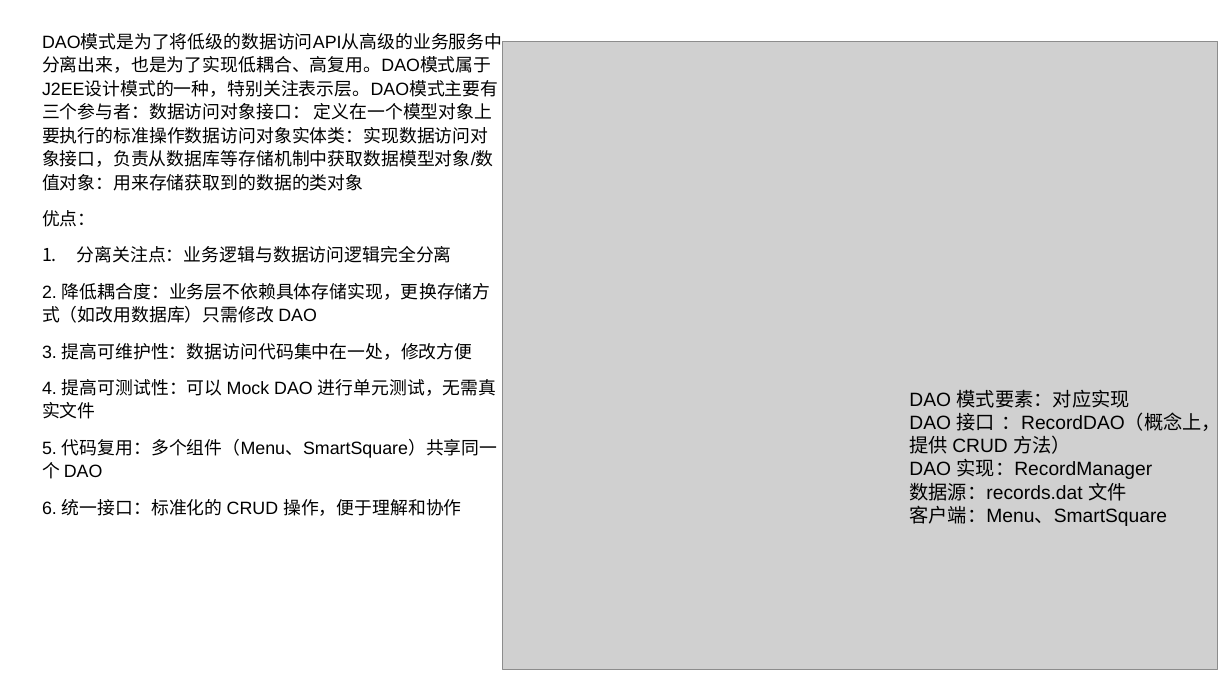
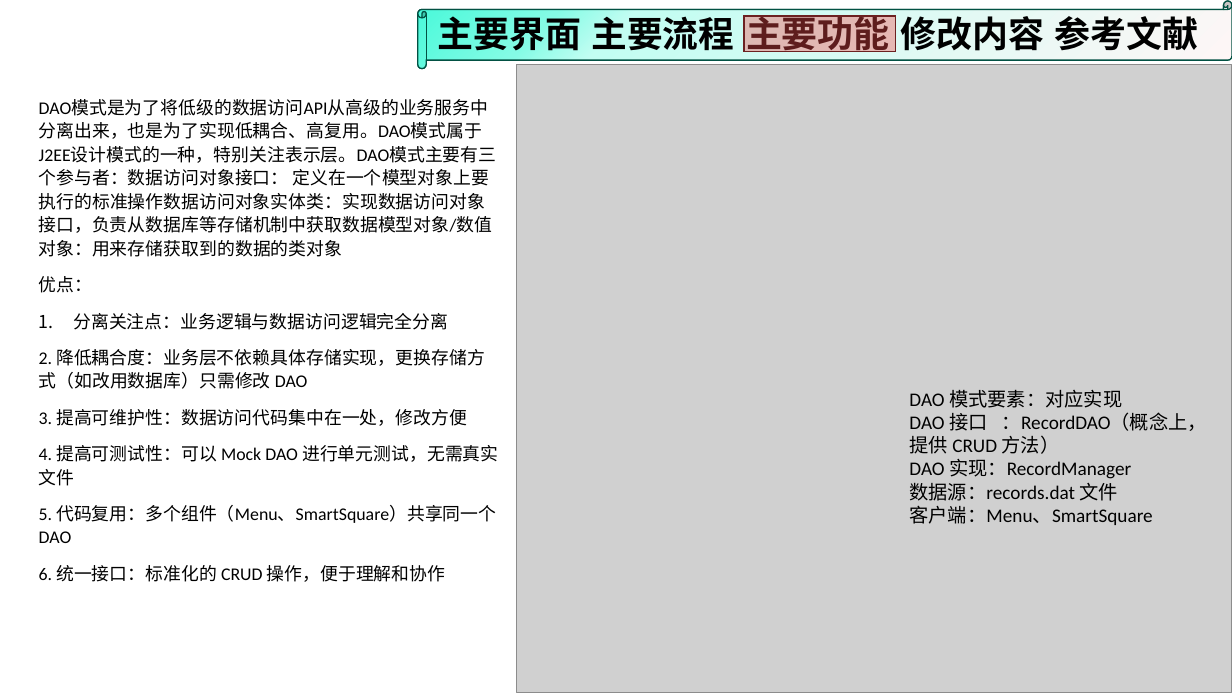
Before and after one commit to wzc506/mineswapper, a slide deck: slide 21 of uml.pptx (slide 20 before the commit). Drawn at 1232x693 pixels with LibreOffice and Linux fonts; fonts in the diff are those of the drawing; grey boxes stand for pictures; background and template pictures are left out. Boxes give left, top, right and bottom in pixels: in the first picture for what was removed or moved away, otherwise in the second. Text is boxed around its words. In the diff, an @@ line names an element or a change of style, - is before the commit and + after.

```diff
--- a/uml.pptx
+++ b/uml.pptx
@@ horizontal scroll added at bbox=[418, 1, 1232, 68], fill gradient #FFF6F6 to #C2FDF2 to #84FBE5 to #47F9D9, outline #035243 1 pt @@
@@ horizontal scroll added at bbox=[418, 1, 1232, 68], fill gradient #FFF6F6 to #C2FDF2 to #84FBE5 to #47F9D9, outline #035243 1 pt @@
@@ text added at bbox=[429, 6, 645, 59], 28 pt, text #000000, bold @@
+主要界面
@@ text added at bbox=[438, 11, 582, 57], 28 pt, text #000000, bold @@
+主要界面
@@ text added at bbox=[592, 16, 734, 51], 27.8 pt, text #000000, bold @@
+主要流程
@@ text added at bbox=[604, 15, 748, 52], 28 pt, text #000000, bold @@
+主要流程
@@ rectangle added at bbox=[744, 16, 896, 52], fill #F84D4D at 38% opacity, outline #6D2222 1 pt @@
@@ text added at bbox=[746, 11, 890, 57], 28 pt, text #000000, bold @@
+主要功能
@@ text added at bbox=[771, 11, 915, 57], 28 pt, text #000000, bold @@
+主要功能
@@ text added at bbox=[900, 16, 1044, 51], 28 pt, text #000000, bold @@
+修改内容
@@ text added at bbox=[937, 16, 1081, 51], 28 pt, text #000000, bold @@
+参考内容
@@ text added at bbox=[1055, 16, 1199, 51], 28 pt, text #000000, bold @@
+参考文献
@@ picture: place and size @@
-picture at bbox=[503, 41, 1218, 669]
+picture at bbox=[517, 65, 1232, 693]
@@ text "DAO模式是为了将低级的数据访问API从高级的业务服务中分离出来，也是为了实现低耦合、高复用。DAO模式属于J2EE设计 ..." at bbox=[39, 122, 498, 582]: font Arial to Calibri @@
@@ text "DAO模式是为了将低级的数据访问API从高级的业务服务中分离出来，也是为了实现低耦合、高复用。DAO模式属于J2EE设计 ...": place and size @@
-text "DAO模式是为了将低级的数据访问API从高级的业务服务中分离出来，也是为了实现低耦合、高复用。DAO模式属于J2EE设计 ..." at bbox=[42, 56, 498, 516]
+text "DAO模式是为了将低级的数据访问API从高级的业务服务中分离出来，也是为了实现低耦合、高复用。DAO模式属于J2EE设计 ..." at bbox=[39, 122, 498, 582]
@@ text "DAO 模式要素：对应实现" at bbox=[909, 390, 1207, 525]: font Arial to Calibri @@
```
Also in this commit, not shown: 28 other slides changed, 18 slides added, 5 slides removed, 26 other files.
